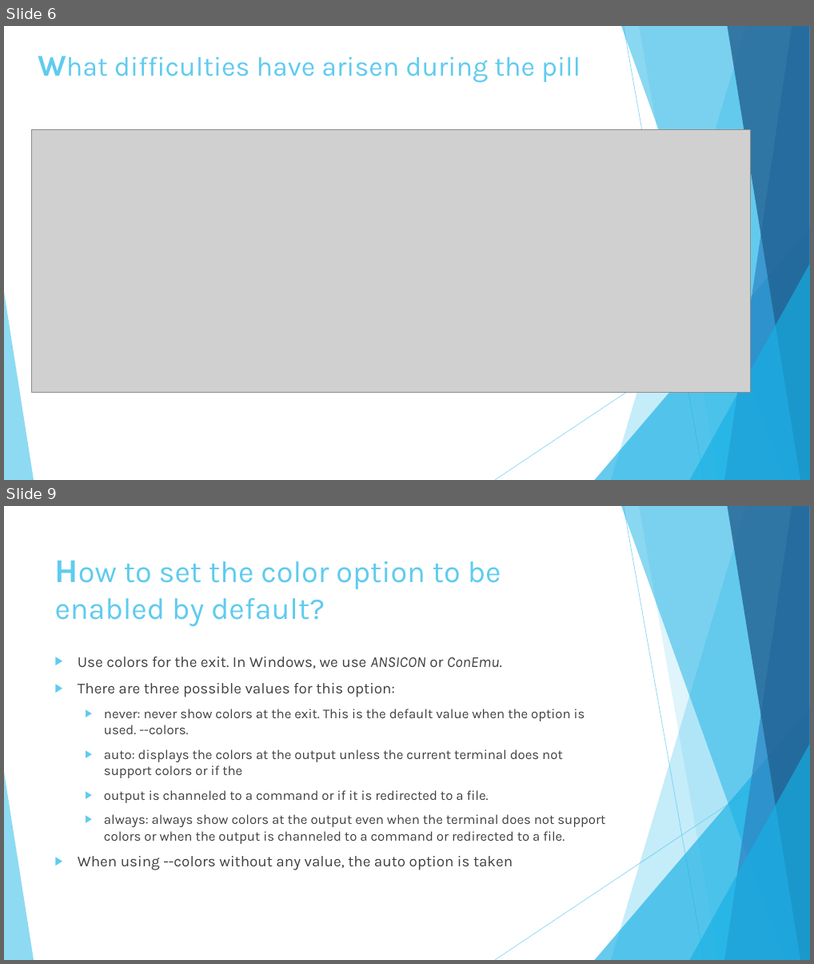
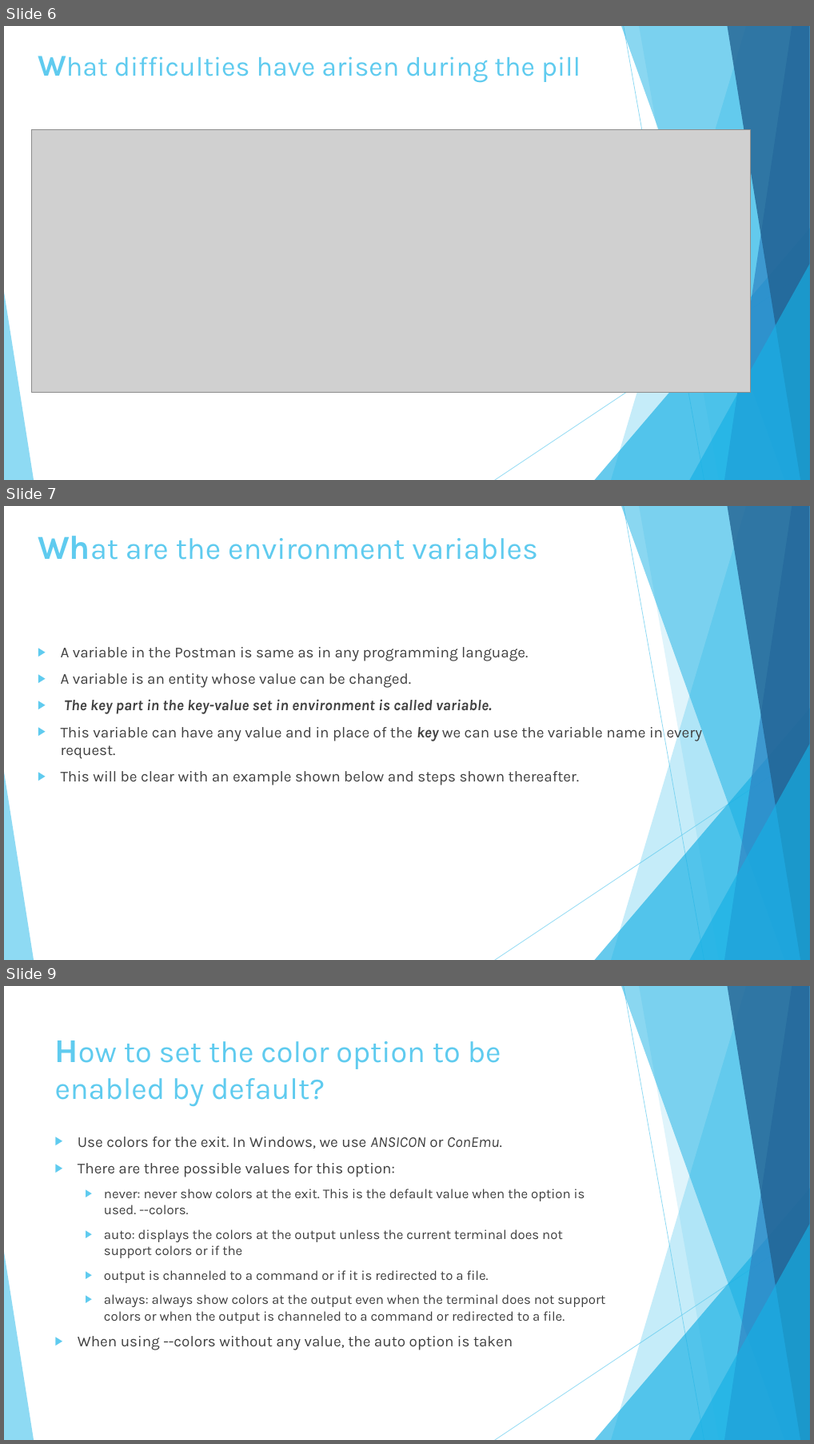
Before and after one commit to diegosilva91/Postman, a slide deck: Pill_Postman_presentation.pptx. Shown one above the other, each under a label of ours: slides 6 and 9 before the commit, slides 6, 7 and 9 after it; the slides between them are not shown. The pictures are 814x964 and 814x1444 pixels, drawn with LibreOffice and Linux fonts; fonts in the diff are those of the drawing; grey boxes stand for pictures. Boxes give left, top, right and bottom in pixels: in the first picture for what was removed or moved away, otherwise in the second. Text is boxed around its words. In the diff, an @@ line names an element or a change of style, - is before the commit and + after.

Commit message:
Scopes in postman

```diff
--- a/Pill_Postman_presentation.pptx
+++ b/Pill_Postman_presentation.pptx
@@ slide 7 added at (4, 506, 810, 960), background #FFFFFF; not listed: 10 template elements that a slide beside it also shows @@
@@ title added at (126, 538, 538, 560), 36 pt, text #5FCBEF @@
+What are the environment variables
@@ text added at (61, 647, 703, 785), 18 pt, text #404040 @@
+▶ A variable in the Postman is same as in any programming language.
+▶ A variable is an entity whose value can be changed.
+▶ The key part in the key-value set in environment is called variable.
+▶ This variable can have any value and in place of the key we can use the variable name in every request.
+▶ This will be clear with an example shown below and steps shown thereafter.
```
Also in this commit, not shown: 1 slide changed, 1 slide removed.
